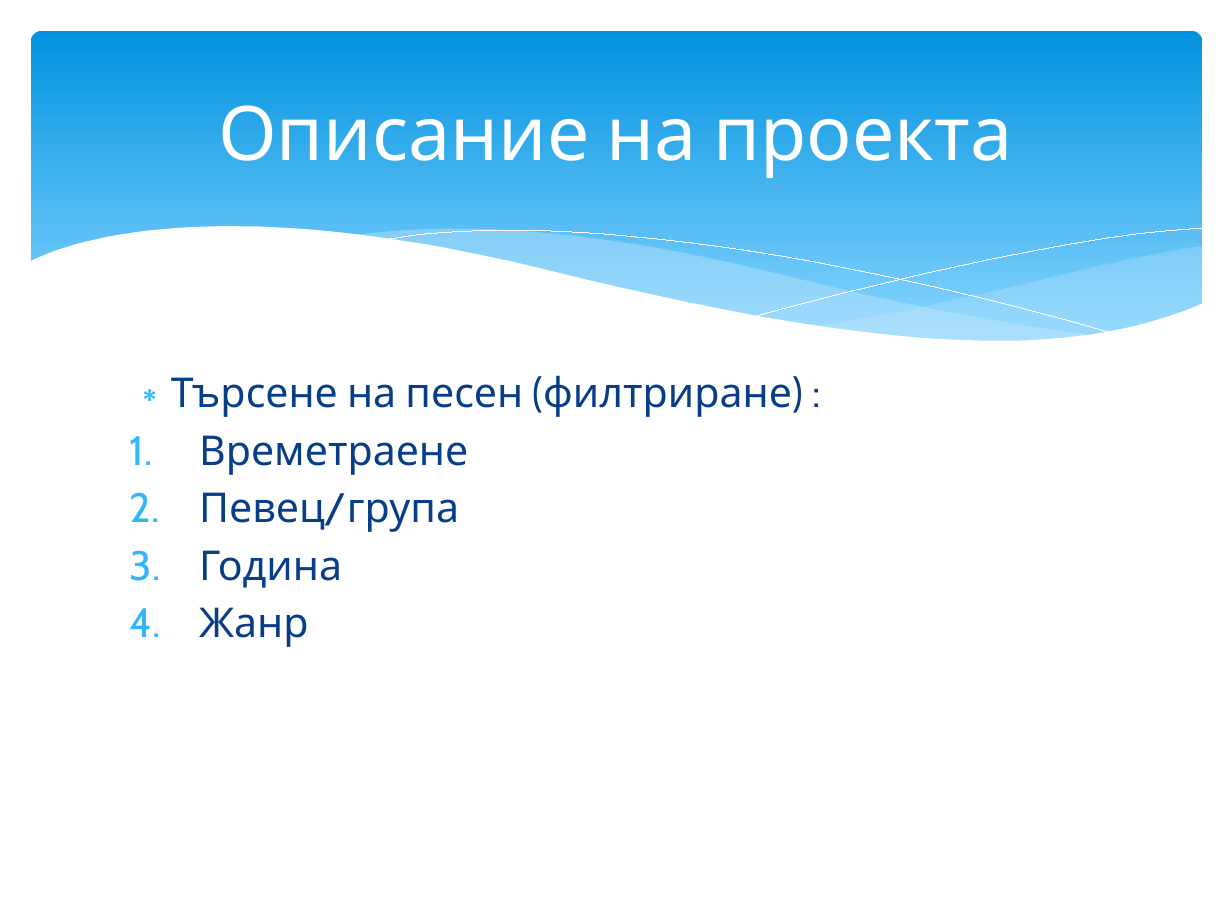
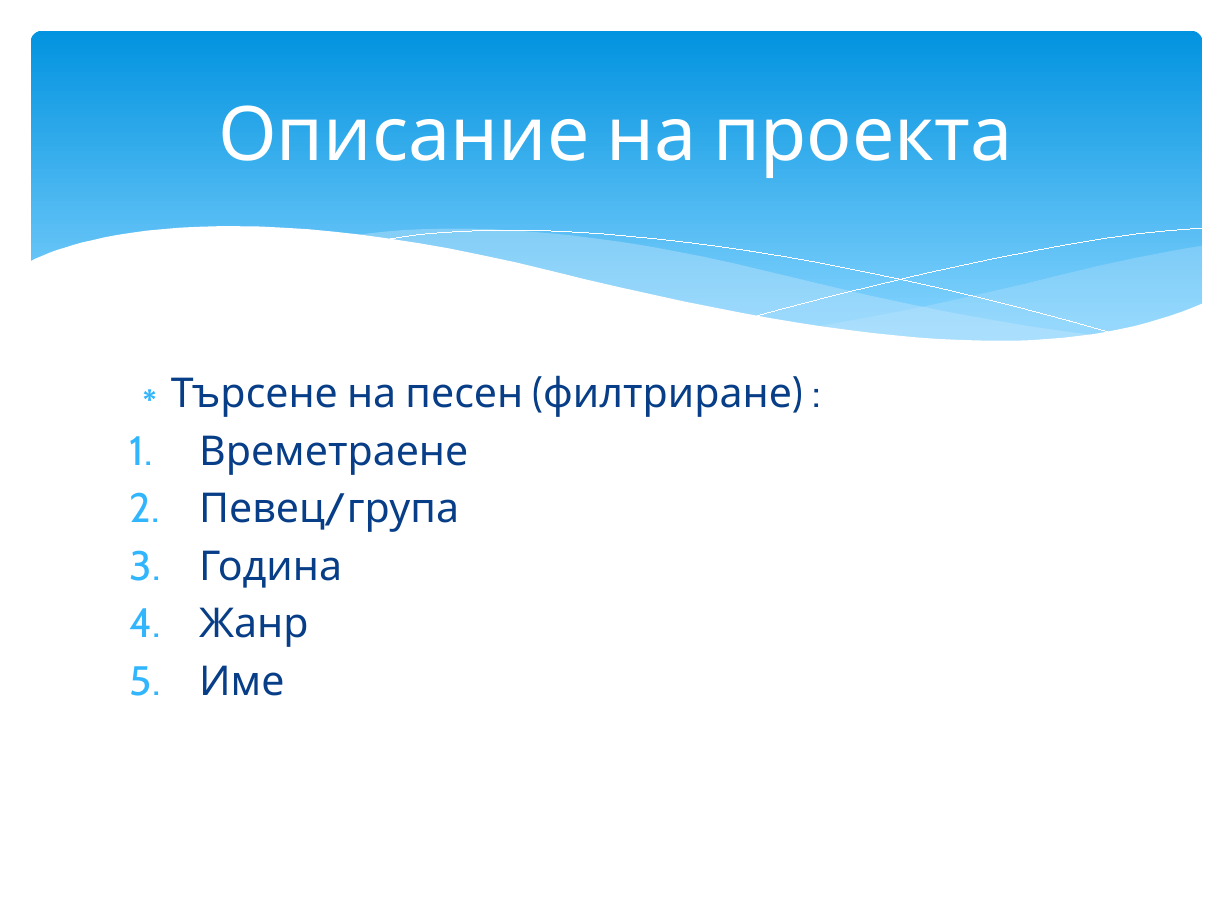
Before and after one commit to stefandbg/SongsCatalogProject, a slide deck: slide 3 of Проект по УСП.pptx. Drawn at 1232x924 pixels with LibreOffice and Linux fonts; fonts in the diff are those of the drawing. Boxes give left, top, right and bottom in pixels: in the first picture for what was removed or moved away, otherwise in the second. Text is boxed around its words. In the diff, an @@ line names an element or a change of style, - is before the commit and + after.

```diff
--- a/Проект по УСП.pptx
+++ b/Проект по УСП.pptx
@@ text at (199, 665, 284, 696): paragraph added @@
+5. Име
```
Also in this commit, not shown: 7 other slides changed, 1 slide added.
